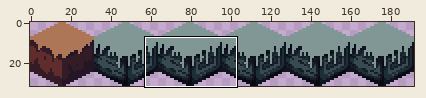
Sprite sheet, stored at Assets/Sprites/Iso-Tile.png. Above, an overview of the earlier version with the close-up marked.
Close-up. Before the commit:
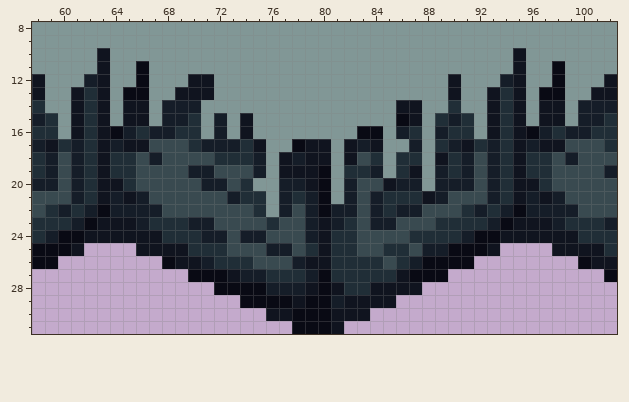
The file is 192x32 pixels. Shown: x 58..102, y 8..31.
New version:
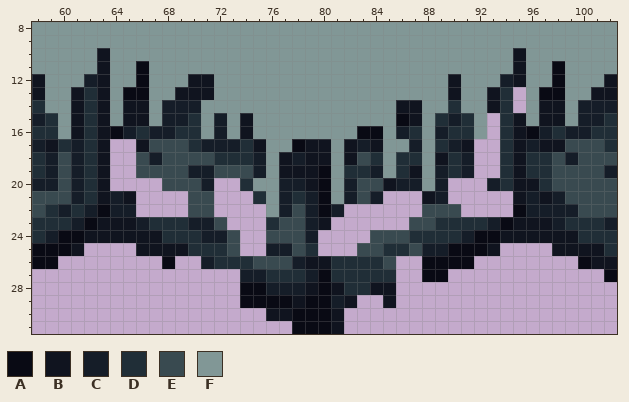
Palette (. is transparent): A #090a14  B #10141f  C #151d28  D #202e37  E #394a50  F #819796
Changes in this commit:
The author cleared colour A in row 27 at x 70 to 72 and 87; in row 28 at x 72 to 73.
The author cleared colour B in rows 13 to 14 at x 95; in rows 15 to 16 at x 93; in row 17 at x 65; in row 20 at x 64; in rows 24 to 25 at x 80; in row 26 at x 69 to 70.
The author cleared colour B in row 27 at x 73 and 86; in row 28 at x 86 to 87; in row 29 at x 83 to 84; in row 30 at x 82 to 83.
The author cleared colour C in row 17 at x 64 and 93; in rows 18 to 19 at x 93; in row 20 at x 72 and 90 to 91; in row 21 at x 66, 73 and 93; in row 22 at x 66 to 67, 82, 84, 86 to 87, 92 and 94; in row 23 at x 81 and 84 to 85.
The author cleared colour C in row 24 at x 74 to 75; in row 26 at x 87.
The author cleared colour D in row 17 at x 92; in rows 18 to 19 at x 64 to 65; in row 20 at x 65; in row 21 at x 74, 85 to 87 and 94; in row 22 at x 75, 85, 91 and 93; in row 23 at x 82.
The author cleared colour D in rows 24 to 25 at x 81 to 82; in row 26 at x 86.
The author cleared colour E in rows 18 to 19 at x 92; in row 20 at x 66 to 67, 73 and 92; in row 21 at x 67 to 69, 72 and 90 to 92; in row 22 at x 68 to 69, 72 to 74 and 83; in row 23 at x 73 to 75, 83 and 86; in row 24 at x 83.
The author cleared colour E in row 25 at x 74 to 75.
Boxes around the changes in both close-ups, in picture pixels (x1, y1, x2, y2):
erased: (318, 87, 526, 321)
erased: (110, 139, 266, 295)
